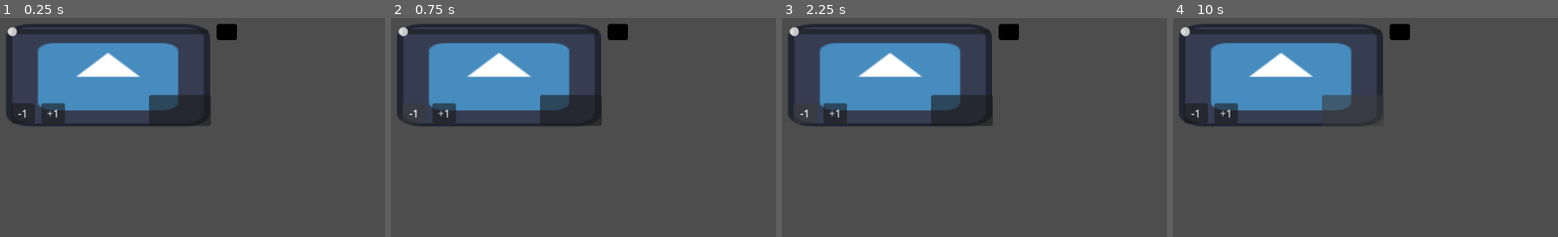
Above: before the commit, frames 1-4 (left to right).
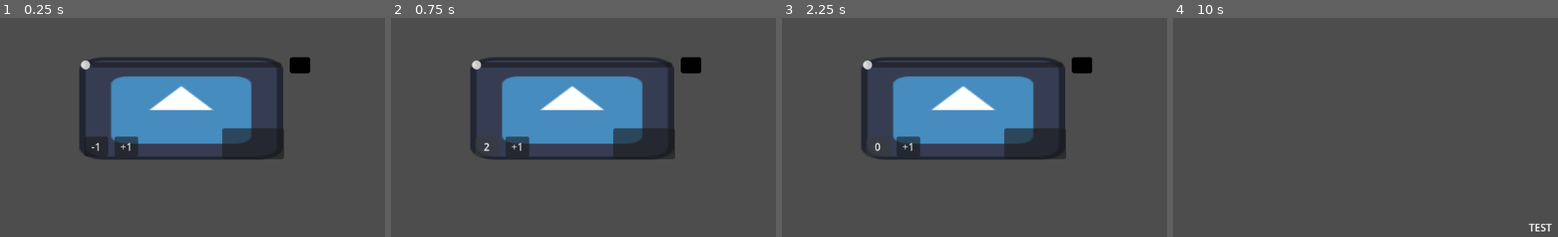
Above: after the commit, the same moments.

Repository: FormerlyWD/serious-game-jam
Game: Godot game, scene res://Scenes/deskScene/DeskScene.tscn
Two runs of this game, one before a commit and one after it. Both use one fixed random seed, a clock stepped at 60 frames per second and the inputs below. Before the commit the project starts from res://Scenes/test.tscn. The engine's default icon, where the game draws it, is replaced by a stand-in: a white triangle on a blue panel in a dark square.
Inputs (mouse positions are in pixels of both pictures, inside the frame that each line leads up to; where the layout moved, square brackets give the same spot in the first picture):
- Up to frame 1 (0.25 s): no input
- Up to frame 2 (0.75 s): click "-1" at 0.5 s
- Up to frame 3 (2.25 s): click "-1" (after the commit: "2") at 1.25 s; click "-1" (after the commit: "1") at 2 s
- Up to frame 4 (10 s): click "-1" (after the commit: "0") at 2.75 s; click "+1" at 3.5 s; click (1427, 142) [1353, 109] at 4.25 s; click "+1" at 5 s; click "-1" (after the commit: "2") at 5.75 s; click "-1" (after the commit: "0") at 6.5 s; click (1427, 142) [1353, 109] at 7.25 s; click "+1" at 8 s; click "-1" (after the commit: "2") at 8.75 s; click (1427, 142) [1353, 109] at 9.5 s

The runs differ from the first frame. In frame 1, 28% of the frame differs, in the area x 1-81%, y 2-65%; in frame 2, 27%; in frame 3, 27%; in frame 4, 17%.

Commit message:
Scene switching (GlobalShiftManager)

Diff:
--- a/Radio/custom_timer.gd
+++ b/Radio/custom_timer.gd
@@ -1,9 +1,20 @@
 extends Node
 class_name CustomTimer
-
-
+signal radio_finished
+enum TimerState {
+	RUNNING,
+	LOCKED
+}
+var current_timer_state:TimerState = TimerState.RUNNING
 var current_timer:float
+var maximum_radio_time:float
 func _process(delta: float) -> void:
-	current_timer +=delta
+	match current_timer_state:
+		TimerState.RUNNING:
+			current_timer +=delta
+			if current_timer >= maximum_radio_time:
+				radio_finished.emit()
+		TimerState.LOCKED:
+			pass
 func reset_timer():
 	current_timer = 0
--- a/Radio/dial_2.gd
+++ b/Radio/dial_2.gd
@@ -11,3 +11,4 @@
 func _on_button_2_button_up() -> void:
 	var new_id:int =  wrapi(central_noise_channel.currently_chosen_channel-1,0,central_noise_channel.channel_array.size())
 	%CentralAndStaticNoiseChannels.switch_channel(new_id)
+	$Button2.text = str(new_id)
--- a/Radio/radio_node.gd
+++ b/Radio/radio_node.gd
@@ -7,7 +7,10 @@
 @export var knob_slider: FrequencyKnob
 @export var timer:CustomTimer
 
-
+func _ready() -> void:
+	timer.radio_finished.connect(radio_finished)
+func radio_finished():
+	GlobalShiftManager.finish_shift()
 func reset_radio():
 	pass
 	timer.reset_timer()
@@ -19,6 +22,7 @@
 	central_and_static_noise_channels.switch_channel(0)
 
 func apply_shift_radio_data(shift_data:Shift):
+	timer.maximum_radio_time = shift_data.duration
 	if central_and_static_noise_channels:
 		central_and_static_noise_channels.channel_array = shift_data.channel_array
 		central_and_static_noise_channels.update_stream_count()
--- /dev/null
+++ b/Scenes/PostShiftScene/PostShiftScene.tscn
@@ -0,0 +1,10 @@
+[gd_scene format=3 uid="uid://fw1wbftau2x"]
+
+[node name="PostShiftScene" type="Node2D" unique_id=1419339163]
+
+[node name="Label" type="Label" parent="." unique_id=1007806526]
+offset_right = 646.0
+offset_bottom = 321.0
+text = "TEST"
+
+[node name="Camera2D" type="Camera2D" parent="." unique_id=654635590]
--- a/Scenes/deskScene/DeskScene.gd
+++ b/Scenes/deskScene/DeskScene.gd
@@ -5,7 +5,9 @@
 @export var current_shift_object:Shift
 
 func _ready() -> void:
+	GlobalShiftManager.choose_new_shift()
 	process_shift_object()
 func process_shift_object():
+	current_shift_object = GlobalShiftManager.currently_focused_shift
 	%RadioNode.apply_shift_radio_data(current_shift_object)
 	%RadioNode.reset_radio()
--- /dev/null
+++ b/Scenes/deskScene/DeskScene.tscn
@@ -0,0 +1,19 @@
+[gd_scene format=3 uid="uid://cqprmlotrxfsx"]
+
+[ext_resource type="Script" uid="uid://cwfa0vwadh6a4" path="res://Scenes/deskScene/DeskScene.gd" id="1_uf8a2"]
+[ext_resource type="Resource" uid="uid://d10ynls4fdc32" path="res://ShiftManager/NewShift.tres" id="2_u83au"]
+[ext_resource type="PackedScene" uid="uid://bqbn0wnsg1ful" path="res://Radio/RadioNode.tscn" id="3_0rdti"]
+
+[node name="DeskScene" type="Node2D" unique_id=522105481]
+script = ExtResource("1_uf8a2")
+current_shift_object = ExtResource("2_u83au")
+
+[node name="RadioNode" parent="." unique_id=170821821 instance=ExtResource("3_0rdti")]
+unique_name_in_owner = true
+offset_left = -429.0
+offset_top = -250.0
+offset_right = -109.0
+offset_bottom = -97.0
+metadata/_edit_use_anchors_ = true
+
+[node name="Camera2D" type="Camera2D" parent="." unique_id=514651589]
--- a/Scenes/test.tscn
+++ /dev/null
@@ -1,39 +0,0 @@
-[gd_scene format=3 uid="uid://cqprmlotrxfsx"]
-
-[ext_resource type="Script" uid="uid://cwfa0vwadh6a4" path="res://Scenes/deskScene/DeskScene.gd" id="1_8od7v"]
-[ext_resource type="Script" uid="uid://dkftuq0swcdld" path="res://ShiftManager/ShiftBlanks/shift_blank.gd" id="2_2cgwh"]
-[ext_resource type="PackedScene" uid="uid://bqbn0wnsg1ful" path="res://Radio/RadioNode.tscn" id="2_8od7v"]
-[ext_resource type="Script" uid="uid://cdwotjgvtyhjm" path="res://Radio/ClipInsertion/clip_insertion.gd" id="2_35xla"]
-[ext_resource type="Resource" uid="uid://dpag8ljha4aqy" path="res://Radio/ClipInsertion/sample_clip.tres" id="3_5wyu1"]
-[ext_resource type="Script" uid="uid://cn5762sv6ibx3" path="res://Radio/CentralAndStaticNoiseChannels/ChannelClass/channel_class.gd" id="3_i3aeo"]
-[ext_resource type="Script" uid="uid://4yh70i0yfekf" path="res://ShiftManager/ShiftClass/shift_class.gd" id="4_5wyu1"]
-[ext_resource type="Resource" uid="uid://caeu0uab0mc42" path="res://Radio/CentralAndStaticNoiseChannels/ChannelClass/default_channel.tres" id="5_0c07c"]
-[ext_resource type="AudioStream" uid="uid://bhd3m1vgonjqw" path="res://Audio/Recording (22).mp3" id="6_0c07c"]
-
-[sub_resource type="Resource" id="Resource_2cgwh"]
-script = ExtResource("2_35xla")
-audio_clip = ExtResource("6_0c07c")
-metadata/_custom_type_script = "uid://cdwotjgvtyhjm"
-
-[sub_resource type="Resource" id="Resource_0c07c"]
-script = ExtResource("4_5wyu1")
-duration = 10.0
-all_clip_insertions = Array[ExtResource("2_35xla")]([ExtResource("3_5wyu1")])
-channel_array = Array[ExtResource("3_i3aeo")]([ExtResource("5_0c07c"), ExtResource("5_0c07c"), ExtResource("5_0c07c")])
-clip_insertion_scatter_count = 4
-clip_insertion_scatter_pool = Array[ExtResource("2_35xla")]([SubResource("Resource_2cgwh")])
-metadata/_custom_type_script = "uid://4yh70i0yfekf"
-
-[node name="DeskScene" type="Node2D" unique_id=522105481]
-script = ExtResource("1_8od7v")
-current_shift_object = SubResource("Resource_0c07c")
-
-[node name="RadioNode" parent="." unique_id=170821821 instance=ExtResource("2_8od7v")]
-unique_name_in_owner = true
-offset_left = -543.0
-offset_top = -302.0
-offset_right = -223.0
-offset_bottom = -149.0
-metadata/_edit_use_anchors_ = true
-
-[node name="Camera2D" type="Camera2D" parent="." unique_id=514651589]
--- /dev/null
+++ b/ShiftManager/NewShift.tres
@@ -0,0 +1,23 @@
+[gd_resource type="Resource" script_class="Shift" format=3 uid="uid://d10ynls4fdc32"]
+
+[ext_resource type="Script" uid="uid://dkftuq0swcdld" path="res://ShiftManager/ShiftBlanks/shift_blank.gd" id="1_nifm1"]
+[ext_resource type="Script" uid="uid://cdwotjgvtyhjm" path="res://Radio/ClipInsertion/clip_insertion.gd" id="2_mboxh"]
+[ext_resource type="Resource" uid="uid://dpag8ljha4aqy" path="res://Radio/ClipInsertion/sample_clip.tres" id="3_c1sqy"]
+[ext_resource type="Script" uid="uid://cn5762sv6ibx3" path="res://Radio/CentralAndStaticNoiseChannels/ChannelClass/channel_class.gd" id="4_feej3"]
+[ext_resource type="Resource" uid="uid://caeu0uab0mc42" path="res://Radio/CentralAndStaticNoiseChannels/ChannelClass/default_channel.tres" id="5_vxlrt"]
+[ext_resource type="AudioStream" uid="uid://bhd3m1vgonjqw" path="res://Audio/Recording (22).mp3" id="6_f74ss"]
+[ext_resource type="Script" uid="uid://4yh70i0yfekf" path="res://ShiftManager/ShiftClass/shift_class.gd" id="7_m21ru"]
+
+[sub_resource type="Resource" id="Resource_2cgwh"]
+script = ExtResource("2_mboxh")
+audio_clip = ExtResource("6_f74ss")
+metadata/_custom_type_script = "uid://cdwotjgvtyhjm"
+
+[resource]
+script = ExtResource("7_m21ru")
+duration = 10.0
+all_clip_insertions = Array[ExtResource("2_mboxh")]([ExtResource("3_c1sqy")])
+channel_array = Array[ExtResource("4_feej3")]([ExtResource("5_vxlrt"), ExtResource("5_vxlrt"), ExtResource("5_vxlrt")])
+clip_insertion_scatter_count = 4
+clip_insertion_scatter_pool = Array[ExtResource("2_mboxh")]([SubResource("Resource_2cgwh")])
+metadata/_custom_type_script = "uid://4yh70i0yfekf"
--- /dev/null
+++ b/ShiftManager/ShiftManager.tscn
@@ -0,0 +1,10 @@
+[gd_scene format=3 uid="uid://qcljh1h3if7p"]
+
+[ext_resource type="Script" uid="uid://dp2bjpv2ue7q7" path="res://ShiftManager/shift_manager.gd" id="1_38p0g"]
+[ext_resource type="Script" uid="uid://4yh70i0yfekf" path="res://ShiftManager/ShiftClass/shift_class.gd" id="2_ip1fe"]
+[ext_resource type="Resource" uid="uid://d10ynls4fdc32" path="res://ShiftManager/NewShift.tres" id="3_bo2tm"]
+
+[node name="ShiftManager" type="Node" unique_id=848978670]
+script = ExtResource("1_38p0g")
+all_shifts = Array[ExtResource("2_ip1fe")]([ExtResource("3_bo2tm")])
+metadata/_custom_type_script = "uid://dp2bjpv2ue7q7"
--- /dev/null
+++ b/ShiftManager/shift_manager.gd
@@ -0,0 +1,28 @@
+extends Node
+class_name ShiftManager
+signal shifts_finished
+@export var all_shifts:Array[Shift]
+enum Scene {
+	DESK,
+	POST_SHIFT
+}
+@onready var all_scene_paths:Dictionary = {
+	Scene.DESK:"res://Scenes/deskScene/DeskScene.tscn",
+	Scene.POST_SHIFT:"res://Scenes/PostShiftScene/PostShiftScene.tscn"
+}
+@export var currently_focused_shift:Shift
+@export var current_shift_parse:int = 0
+
+func next_shift():
+
+	current_shift_parse +=1
+	choose_new_shift()
+func choose_new_shift():
+	if not all_shifts.size() == 0:
+		currently_focused_shift = all_shifts[0]
+		all_shifts.pop_front()
+	else:
+		shifts_finished.emit()
+func finish_shift():
+	next_shift()
+	get_tree().change_scene_to_file(all_scene_paths[Scene.POST_SHIFT])
--- /dev/null
+++ b/Stats/GlobalPlayerStats.tscn
@@ -0,0 +1,6 @@
+[gd_scene format=3 uid="uid://ip2yskuwivl7"]
+
+[ext_resource type="Script" uid="uid://cspcwhq834qom" path="res://Stats/global_player_stats.gd" id="1_01uki"]
+
+[node name="GlobalPlayerStats" type="Node" unique_id=136616744]
+script = ExtResource("1_01uki")
--- /dev/null
+++ b/Stats/global_player_stats.gd
@@ -0,0 +1,2 @@
+extends Node
+class_name PlayerStats
--- a/project.godot
+++ b/project.godot
@@ -15,6 +15,10 @@
 config/features=PackedStringArray("4.6", "GL Compatibility")
 config/icon="res://icon.svg"
 
+[autoload]
+
+GlobalShiftManager="*uid://qcljh1h3if7p"
+
 [physics]
 
 3d/physics_engine="Jolt Physics"
Not shown, added: ShiftManager/shift_manager.gd.uid
Not shown, added: Stats/global_player_stats.gd.uid
